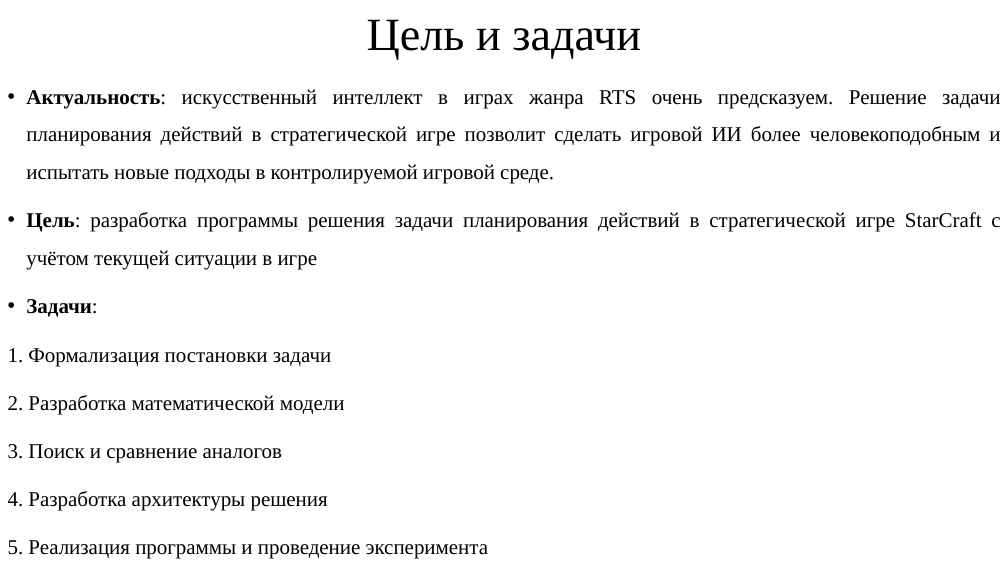
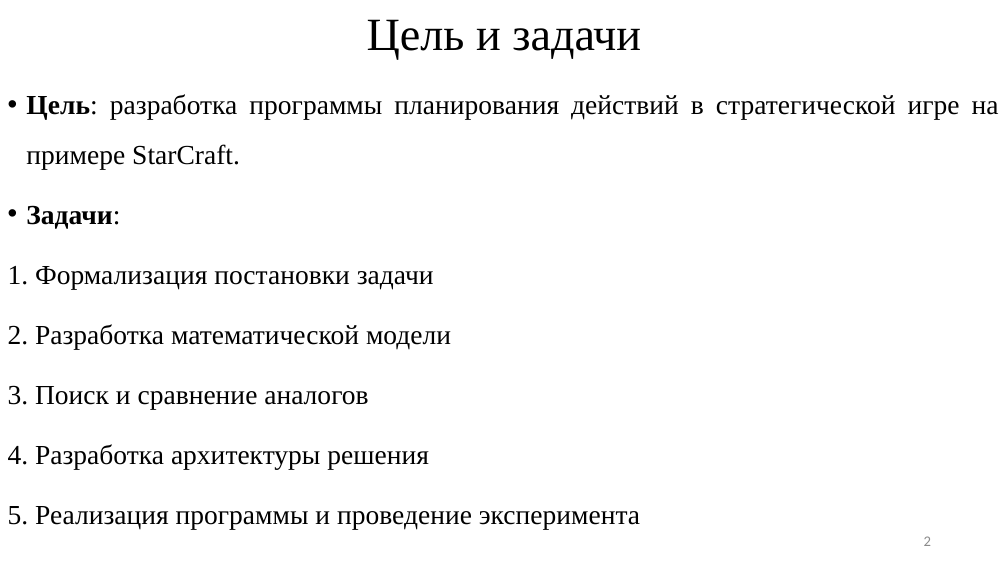
Before and after one commit to Auhadiev/StarCraftBotBTs, a slide deck: slide 2 of Диплом/2023ВКР938102АУХАДИЕВ.pptx. Drawn at 1008x567 pixels with LibreOffice and Linux fonts; fonts in the diff are those of the drawing. Boxes give left, top, right and bottom in pixels: in the first picture for what was removed or moved away, otherwise in the second. Text is boxed around its words. In the diff, an @@ line names an element or a change of style, - is before the commit and + after.

```diff
--- a/Диплом/2023ВКР938102АУХАДИЕВ.pptx
+++ b/Диплом/2023ВКР938102АУХАДИЕВ.pptx
@@ text at [26, 94, 999, 169]: text changed; size 19.9 to 26.2 pt @@
-• Актуальность: искусственный интеллект в играх жанра RTS очень предсказуем. Решение задачи планирования действий в стратегической игре позволит сделать игровой ИИ более человекоподобным и испытать новые подходы в контролируемой игровой среде.
-• Цель: разработка программы решения задачи планирования действий в стратегической игре StarCraft с учётом текущей ситуации в игре
+• Цель: разработка программы планирования действий в стратегической игре на примере StarCraft.
@@ text at [8, 205, 640, 529]: size 19.9 to 26.2 pt in "Задачи:", "1. Формализация постановки задачи", "2. Разработка математической модели", "3. Поиск и сравнение аналогов" and 2 more places @@
@@ page number added at [924, 536, 931, 546], 14 pt, text #8C8C8C @@
+2
```
Also in this commit, not shown: 11 other slides changed, 10 slides added, 4 slides removed, 15 other files.
